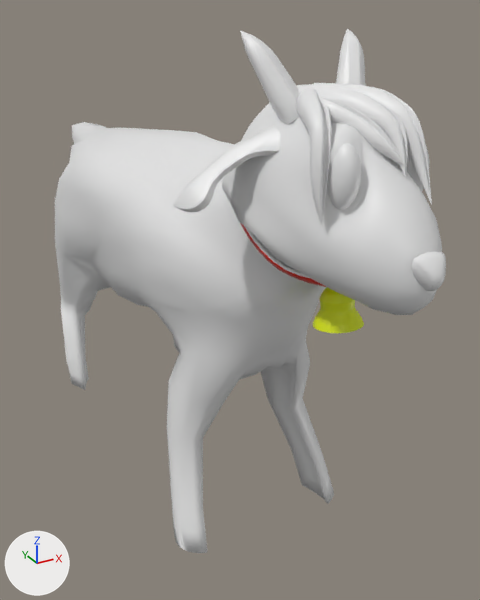
The FBX model Assets/Prefabs/goat.fbx, before and after one commit.
Both versions are drawn from a camera (50 mm lens) standing at (-2.23, -5.47, 1.86) and looking at (0.35, -0.78, -0.49). The lights are fixed; the arrows at lower left show +X, +Y and +Z.
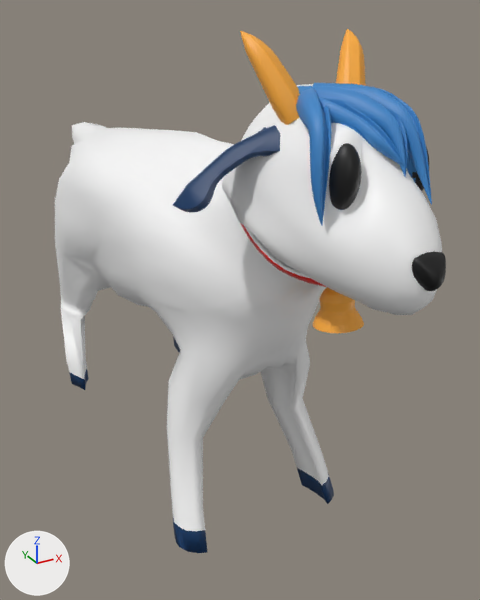
Commit message: Update goat

Pixel boxes (x1, y1, x2, y2) of what changed, in the pictures (480 x 600 px):
'Cylinder', recoloured, shading changed
    both: (55, 29, 446, 553)
part 1 of me_cylinder_002, shading changed
    both: (55, 84, 442, 531)
part 2 of me_cylinder_002, recoloured (white to orange)
    both: (240, 29, 366, 125)
part 3 of me_cylinder_002, recoloured (white to blue)
    both: (296, 83, 432, 226)
part 4 of me_cylinder_002, recoloured (white to blue)
    both: (173, 125, 280, 212)
part 5 of me_cylinder_002, recoloured
    both: (173, 337, 180, 352)
part 6 of me_cylinder_002, recoloured (white to blue)
    both: (172, 513, 207, 553)
part 7 of me_cylinder_002, recoloured (white to blue)
    both: (69, 370, 89, 390)
part 8 of me_cylinder_002, recoloured (white to blue)
    both: (297, 468, 334, 504)
part 9 of me_cylinder_002, recoloured (white to black)
    both: (329, 143, 446, 291)

What the commit changed:
Material 'Material' (mat_material) changes colour from white #e7e7e7 to white #ffffff; in linear values from (0.8, 0.8, 0.8) to (1.0, 1.0, 1.0).
Material 'Material.008' (mat_material_008) changes colour from yellow #dae700 to orange #ffae3b; in linear values from (0.7, 0.8, 0.0) to (1.0, 0.423, 0.0437).
Material 'Material.004' (mat_material_004) is new.
Its base color is (0.00258, 0.00258, 0.00258) (black #090909).
Material 'Material.001' (mat_material_001) is new.
Its base color is (0.000911, 0.0369, 0.127) (dark blue #033664).
Material 'Material.009' (mat_material_009) is new.
Its base color is (0.0409, 0.231, 0.571) (blue #3984c7).
me_cylinder_002 has 10048 vertices, 6928 faces and spans x -0.79..0.79, y -3.37..2.57, z -1.99..1.75.
me_cylinder_002 is used by ob_cylinder; location (0.0, 0.0, 0.0).
me_cylinder_002 part 1: edges marked sharp go from 952 to 864.
me_cylinder_002 part 2: 431 of the faces centred in x -0.39..0.36, y -2.45..-2.12, z 1.3..1.74 switch from mat_material (white #e7e7e7) to mat_material_008 (orange #ffae3b).
me_cylinder_002 part 3: 2719 of the faces centred in x -0.39..0.47, y -3.32..-2.15, z 0.55..1.49 switch from mat_material (white #e7e7e7) to mat_material_009 (blue #3984c7).
me_cylinder_002 part 4: 1480 of the faces centred in x -0.79..0.79, y -2.46..-2.0, z 0.81..1.44 switch from mat_material (white #e7e7e7) to mat_material_001 (dark blue #033664).
me_cylinder_002 part 5: 22 of the faces centred in x 0.58..0.76, y 0.93..1.37, z -1.99..-1.8 switch from mat_material (white #e7e7e7) to mat_material_001 (dark blue #033664).
me_cylinder_002 part 6: 21 of the faces centred in x -0.72..-0.52, y -1.88..-1.48, z -1.98..-1.9 switch from mat_material (white #e7e7e7) to mat_material_001 (dark blue #033664).
me_cylinder_002 part 7: 21 of the faces centred in x -0.76..-0.58, y 0.93..1.37, z -1.99..-1.91 switch from mat_material (white #e7e7e7) to mat_material_001 (dark blue #033664).
me_cylinder_002 part 8: 21 of the faces centred in x 0.52..0.72, y -1.88..-1.48, z -1.98..-1.9 switch from mat_material (white #e7e7e7) to mat_material_001 (dark blue #033664).
me_cylinder_002 part 9: 528 of the faces centred in x -0.3..0.3, y -3.37..-2.87, z 0.61..1.26 switch from mat_material (white #e7e7e7) to mat_material_004 (black #080808).
